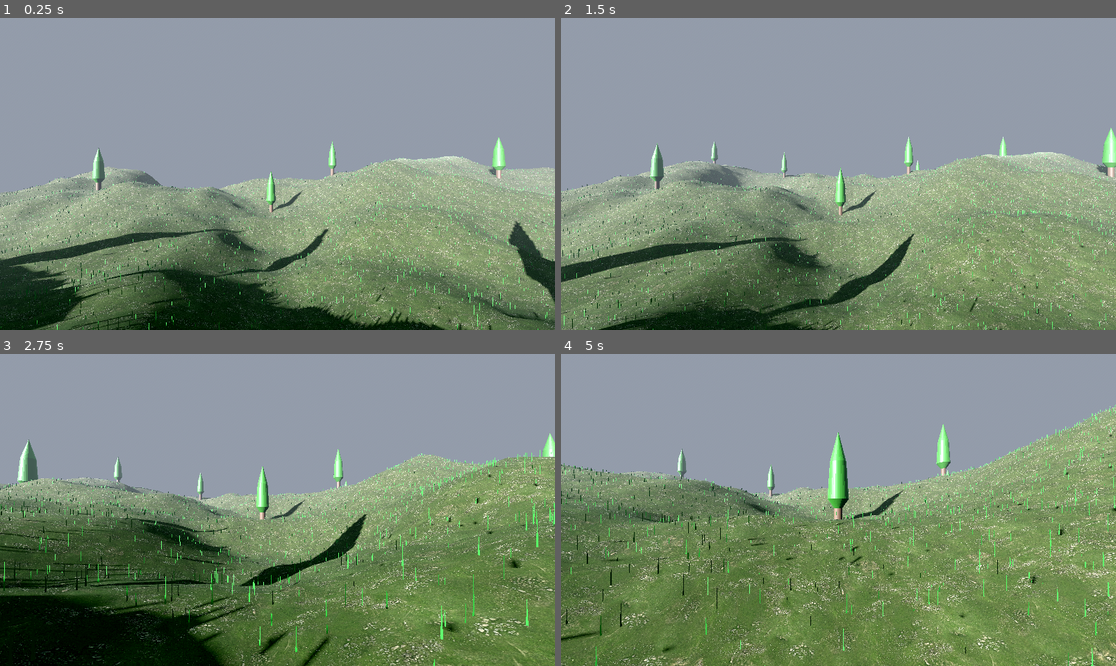
Above: before the commit, frames 1-4 (two rows, left to right).
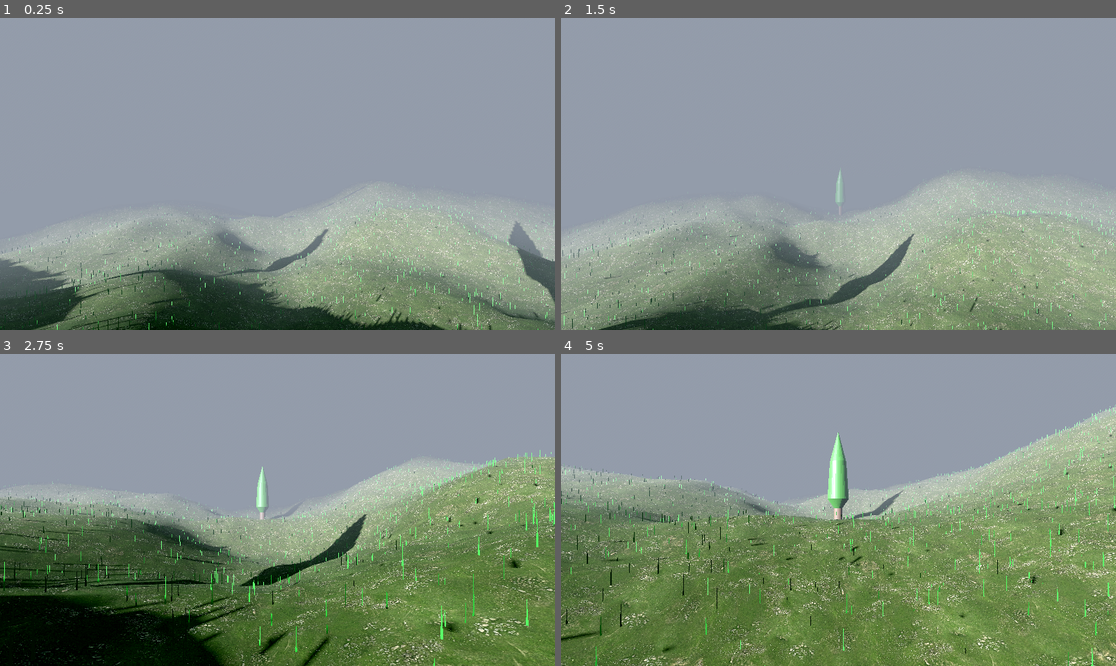
Above: after the commit, the same moments.

Repository: Wasttedx/Wasteds
Game: Godot game, scene res://scenes/World.tscn
Same seed, same stepped clock (60 frames per second), same inputs: the game is played once before the commit and once after it.
Inputs (mouse positions are in pixels of both pictures, inside the frame that each line leads up to):
- Up to frame 1 (0.25 s): no input
- Up to frame 2 (1.5 s): move the mouse to (866, 174) at 0.52 s; hold W (move_forward) from 0.53 s (still down); tap Space (jump) at 0.77 s; move the mouse to (810, 174) at 1.27 s
- Up to frame 3 (2.75 s): keep holding W (move_forward); tap Space (jump) at 1.52 s; move the mouse to (288, 503) at 2.02 s
- Up to frame 4 (5 s): keep holding W (move_forward); move the mouse to (832, 516) at 2.77 s; tap Space (jump) at 3.02, 3.77, 4.52 s; move the mouse to (877, 513) at 3.52 s; move the mouse to (794, 506) at 4.27 s

The runs differ from the first frame. In frame 1, 38% of the frame differs, in the area x 0-100%, y 38-99%; in frame 2, 44%, in the area x 0-100%, y 35-100%; in frame 3, 12%; in frame 4, 11%.

Commit message:
Chunk LOD
:D

Diff:
--- a/scenes/World.tscn
+++ b/scenes/World.tscn
@@ -45,6 +45,10 @@
 sky = SubResource("Sky_32lhk")
 glow_enabled = true
 fog_enabled = true
+fog_mode = 1
+fog_density = 1.0
+fog_depth_begin = 0.0
+fog_depth_end = 40.0
 adjustment_enabled = true
 adjustment_contrast = 2.0
 adjustment_saturation = 0.5
--- a/scripts/TerrainGenerator/TerrainChunk.gd
+++ b/scripts/TerrainGenerator/TerrainChunk.gd
@@ -1,55 +1,116 @@
 extends Node3D
 class_name TerrainChunk
 
-func setup(coords: Vector2i,
-	w_conf: WorldConfig,
-	noise: NoiseBuilder,
-	mat_lib: MaterialLibrary,
-	veg: VegetationSpawner,
-	biome_selector: BiomeSelector,
-	splat_gen: SplatMapGenerator): # <<< RECEIVE NEW SERVICE
+# --- State ---
+var chunk_coords: Vector2i
+var current_lod: int = -1 # -1 implies not initialized
+var is_ready: bool = false
 
-	name = "chunk_%d_%d" % [coords.x, coords.y]
-	position = Vector3(coords.x * w_conf.chunk_world_size, 0, coords.y * w_conf.chunk_world_size)
+# --- Dependencies ---
+var world_config: WorldConfig
+var noise: NoiseBuilder
+var material_lib: MaterialLibrary
+var veg_spawner: VegetationSpawner
+var biome_selector: BiomeSelector
+var splat_map_generator: SplatMapGenerator
 
-	# 1. Determine Biome (Use center of chunk for simplicity)
-	var center_x = coords.x * w_conf.chunk_world_size + w_conf.chunk_world_size / 2.0
-	var center_z = coords.y * w_conf.chunk_world_size + w_conf.chunk_world_size / 2.0
-	var biome_config = biome_selector.get_biome_for_coords(center_x, center_z)
+# --- Scene Components ---
+var mesh_instance: MeshInstance3D
+var collision_body: StaticBody3D
+var vegetation_root: Node3D
 
-	# 2. Apply Biome Overrides to services
-	# --- NOISE OVERRIDES ---
-	noise.push_config_override(biome_config)
+func setup(coords: Vector2i, wc: WorldConfig, nb: NoiseBuilder, ml: MaterialLibrary, vs: VegetationSpawner, bs: BiomeSelector, smg: SplatMapGenerator):
+	chunk_coords = coords
+	world_config = wc
+	noise = nb
+	material_lib = ml
+	veg_spawner = vs
+	biome_selector = bs
+	splat_map_generator = smg
 
-	# --- NEW: Generate Splat Map ---
-	# Uses the noise service (which may have been overridden by the biome)
-	var chunk_splat_map = splat_gen.generate_splat_map(coords, biome_config)
-	# -------------------------------
+	# Position the chunk in the world
+	position = Vector3(coords.x * world_config.chunk_world_size, 0, coords.y * world_config.chunk_world_size)
 
-	# --- MATERIAL OVERRIDES ---
-	# Pass the GENERATED splat map to the material library along with the biome config
-	var chunk_material = mat_lib.get_terrain_material(biome_config, chunk_splat_map)
+	# Name for debugging
+	name = "Chunk_%d_%d" % [coords.x, coords.y]
 
-	# 3. Generate Mesh
-	var chunk_mesh: ArrayMesh = MeshFactory.build_terrain_mesh(coords, w_conf, noise)
-
-	# --- POP NOISE OVERRIDES ---
-	noise.pop_config_override() # <<< RESTORE NOISE CONFIG AFTER GENERATION
-
-	# 4. Create Visual Mesh Instance
-	var mesh_instance = MeshInstance3D.new()
-	mesh_instance.mesh = chunk_mesh
-
-	# --- FIX START ---
-	# Change 'surface_set_material' to 'set_surface_override_material'
-	mesh_instance.set_surface_override_material(0, chunk_material) # <<< CORRECT GODOT 4 FUNCTION
-	# --- FIX END ---
-
+	# Create MeshInstance container
+	mesh_instance = MeshInstance3D.new()
+	mesh_instance.cast_shadow = GeometryInstance3D.SHADOW_CASTING_SETTING_ON
 	add_child(mesh_instance)
 
-	# 5. Create Collision (Uses the same mesh)
-	var chunk_collision = CollisionBuilder.create_collision(chunk_mesh)
-	add_child(chunk_collision)
+	is_ready = true
 
-	# 6. Spawn Vegetation (Requires the chunk to be a child of the TerrainGenerator for global coordinates to be correct)
-	veg.spawn_all(self, coords, mat_lib.vegetation_material, biome_config)
+# Sets the Level of Detail. 0 = High, >0 = Low
+func set_lod(level: int):
+	if not is_ready: return
+	if current_lod == level: return # No change needed
+
+	current_lod = level
+
+	# 1. Clean up existing geometry/physics to prevent overlap or memory leaks
+	if mesh_instance.mesh:
+		mesh_instance.mesh = null
+	_clear_physics()
+	_clear_vegetation()
+
+	# 2. Identify Biome
+	# We use the center of the chunk to determine the dominant biome for the shader
+	var center_x = (chunk_coords.x * world_config.chunk_world_size) + (world_config.chunk_world_size * 0.5)
+	var center_z = (chunk_coords.y * world_config.chunk_world_size) + (world_config.chunk_world_size * 0.5)
+	var biome = biome_selector.get_biome_for_coords(center_x, center_z)
+
+	# 3. Push Biome Overrides (for noise generation)
+	noise.push_config_override(biome)
+
+	# 4. Generate Mesh based on LOD
+	if current_lod == 0:
+		_build_high_res(biome)
+	else:
+		_build_low_res(biome)
+
+	# 5. Pop Biome Overrides
+	noise.pop_config_override()
+
+func _build_high_res(biome: BiomeConfig):
+	# A. Geometry
+	var mesh = MeshFactory_HighRes.build_terrain_mesh(chunk_coords, world_config, noise)
+	mesh_instance.mesh = mesh
+
+	# B. Splat Map & Material
+	var splat_tex = splat_map_generator.generate_splat_map(chunk_coords, biome)
+	var mat = material_lib.get_terrain_material(biome, splat_tex)
+	mesh_instance.material_override = mat
+
+	# C. Physics (Collision) - Only for High Res
+	collision_body = CollisionBuilder.create_collision(mesh)
+	add_child(collision_body)
+
+	# D. Vegetation - Only for High Res
+	vegetation_root = Node3D.new()
+	add_child(vegetation_root)
+	veg_spawner.spawn_all(vegetation_root, chunk_coords, material_lib.vegetation_material, biome)
+
+func _build_low_res(biome: BiomeConfig):
+	# A. Geometry (Fast, Low Poly)
+	var mesh = MeshFactory_LowRes.build_terrain_mesh(chunk_coords, world_config, noise)
+	mesh_instance.mesh = mesh
+
+	# B. Splat Map & Material
+	# For optimization, LowRes could use a cached or lower-res splat map,
+	# but for now, we generate it to ensure colors match.
+	var splat_tex = splat_map_generator.generate_splat_map(chunk_coords, biome)
+	var mat = material_lib.get_terrain_material(biome, splat_tex)
+	mesh_instance.material_override = mat
+
+	# Note: No Physics or Vegetation on Low Res chunks to save performance
+
+func _clear_physics():
+	if collision_body:
+		collision_body.queue_free()
+		collision_body = null
+
+func _clear_vegetation():
+	if vegetation_root:
+		vegetation_root.queue_free()
+		vegetation_root = null
--- a/scripts/TerrainGenerator/TerrainGenerator.gd
+++ b/scripts/TerrainGenerator/TerrainGenerator.gd
@@ -14,7 +14,7 @@
 @export var tex_grass: TerrainTexture
 @export var tex_dirt: TerrainTexture
 @export var tex_rock: TerrainTexture
-@export var tex_corrupt: TerrainTexture # <<< RESTORED: Needed for the shader's 'A' channel
+@export var tex_corrupt: TerrainTexture
 
 @export_group("Target")
 @export var player_path: NodePath
@@ -24,11 +24,15 @@
 var material_lib: MaterialLibrary
 var veg_spawner: VegetationSpawner
 var biome_selector: BiomeSelector
-var splat_map_generator: SplatMapGenerator # Variable for the SplatMapGenerator service
+var splat_map_generator: SplatMapGenerator
 
 var chunks := {}
 var generation_queue := []
 var player: Node3D
+
+# LOD Settings: Chunks within this radius (in chunk units) become High Res (LOD 0)
+# Everything else within view distance becomes Low Res (LOD 1)
+const LOD_HIGH_RES_DISTANCE: int = 1
 
 func _ready():
 	if player_path: player = get_node_or_null(player_path)
@@ -38,6 +42,7 @@
 
 	# Initial generation
 	_update_chunks()
+	_update_lods() # Force LOD update immediately
 
 	# Snap player to ground
 	if player:
@@ -48,6 +53,7 @@
 func _process(_delta):
 	if not player: return
 	_update_chunks()
+	_update_lods() # Check for LOD transitions
 	_process_queue()
 
 func _initialize_systems():
@@ -65,7 +71,7 @@
 		"tex_grass": tex_grass,
 		"tex_dirt": tex_dirt,
 		"tex_rock": tex_rock,
-		"tex_corrupt": tex_corrupt # <<< RESTORED: Include the corrupt texture for MaterialLibrary
+		"tex_corrupt": tex_corrupt
 	}
 
 	# 5. Initialize Material Library
@@ -105,7 +111,28 @@
 			chunks[c].queue_free()
 			chunks.erase(c)
 
+func _update_lods():
+	var p_pos = player.global_position if player else Vector3.ZERO
+	var p_cx = int(floor(p_pos.x / world_config.chunk_world_size))
+	var p_cz = int(floor(p_pos.z / world_config.chunk_world_size))
+
+	for c in chunks:
+		var chunk = chunks[c]
+
+		# Chebyshev distance (Grid distance)
+		var dist_x = abs(c.x - p_cx)
+		var dist_z = abs(c.y - p_cz)
+		var dist = max(dist_x, dist_z)
+
+		var target_lod = 0
+		if dist > LOD_HIGH_RES_DISTANCE:
+			target_lod = 1
+
+		# Apply LOD
+		chunk.set_lod(target_lod)
+
 func _process_queue():
+	# Process one chunk per frame to avoid stutters
 	var processed = 0
 	while processed < world_config.max_chunks_per_frame and not generation_queue.is_empty():
 		var c = generation_queue.pop_front()
@@ -115,15 +142,19 @@
 		var chunk = TerrainChunk.new()
 		add_child(chunk)
 
-		# Dependency Injection: Pass all necessary services to the chunk's setup function
+		# Dependency Injection
 		chunk.setup(c,
 					world_config,
 					noise_builder,
 					material_lib,
 					veg_spawner,
 					biome_selector,
-					splat_map_generator # PASS THE SPLAT MAP GENERATOR SERVICE
+					splat_map_generator
 					)
+
+		# NOTE: We don't call set_lod here immediately.
+		# We add it to chunks list, and _update_lods() will catch it on the next pass
+		# and assign the correct initial LOD.
 
 		chunks[c] = chunk
 		processed += 1
--- /dev/null
+++ b/scripts/TerrainGenerator/systems/generation/MeshFactory_HighRes.gd
@@ -0,0 +1,80 @@
+class_name MeshFactory_HighRes
+
+# Static helper to generate a high-detail terrain mesh with smooth normals
+static func build_terrain_mesh(coords: Vector2i, world_cfg: WorldConfig, noise: NoiseBuilder) -> ArrayMesh:
+	var st := SurfaceTool.new()
+	st.begin(Mesh.PRIMITIVE_TRIANGLES)
+
+	var res = world_cfg.chunk_resolution
+	var size = world_cfg.chunk_world_size
+	var step = size / float(res - 1)
+
+	var chunk_origin_x = coords.x * size
+	var chunk_origin_z = coords.y * size
+
+	# --- 1. PRE-CALCULATE ALL HEIGHTS (res x res) ---
+	var height_map: Array = []
+	for z in range(res):
+		var row: Array = []
+		for x in range(res):
+			var wx = chunk_origin_x + x * step
+			var wz = chunk_origin_z + z * step
+			row.append(noise.get_height(wx, wz))
+		height_map.append(row)
+
+	# --- 2. BUILD MESH ---
+	for z in range(res - 1):
+		for x in range(res - 1):
+			var vx = x * step
+			var vz = z * step
+
+			# Calculate World Coordinates for Normal Check
+			var wx1 = chunk_origin_x + vx
+			var wz1 = chunk_origin_z + vz
+			var wx2 = chunk_origin_x + vx + step
+			var wz2 = chunk_origin_z + vz + step
+
+			# UVs (Indices z, x)
+			var uv1 = Vector2(float(x) / (res - 1), float(z) / (res - 1))
+			var uv2 = Vector2(float(x+1) / (res - 1), float(z) / (res - 1))
+			var uv3 = Vector2(float(x) / (res - 1), float(z+1) / (res - 1))
+			var uv4 = Vector2(float(x+1) / (res - 1), float(z+1) / (res - 1))
+
+			# Vertices (Get from pre-calculated height map)
+			var p1 = Vector3(vx, height_map[z][x], vz)
+			var p2 = Vector3(vx + step, height_map[z][x+1], vz)
+			var p3 = Vector3(vx, height_map[z+1][x], vz + step)
+			var p4 = Vector3(vx + step, height_map[z+1][x+1], vz + step)
+
+			# --- Normals: Calculated by sampling continuous noise ---
+			var n1 = _calculate_normal(wx1, wz1, step, noise)
+			var n2 = _calculate_normal(wx2, wz1, step, noise)
+			var n3 = _calculate_normal(wx1, wz2, step, noise)
+			var n4 = _calculate_normal(wx2, wz2, step, noise)
+
+			# Triangle 1
+			st.set_uv(uv1); st.set_normal(n1); st.add_vertex(p1)
+			st.set_uv(uv2); st.set_normal(n2); st.add_vertex(p2)
+			st.set_uv(uv3); st.set_normal(n3); st.add_vertex(p3)
+
+			# Triangle 2
+			st.set_uv(uv2); st.set_normal(n2); st.add_vertex(p2)
+			st.set_uv(uv4); st.set_normal(n4); st.add_vertex(p4)
+			st.set_uv(uv3); st.set_normal(n3); st.add_vertex(p3)
+
+	st.generate_tangents()
+	return st.commit()
+
+# Calculates a smooth normal vector by sampling the continuous noise function.
+static func _calculate_normal(wx: float, wz: float, step: float, noise: NoiseBuilder) -> Vector3:
+	# Dx: Change in height along X-axis
+	var h_right = noise.get_height(wx + step, wz)
+	var h_left = noise.get_height(wx - step, wz)
+	var dx = h_left - h_right
+
+	# Dz: Change in height along Z-axis
+	var h_forward = noise.get_height(wx, wz + step)
+	var h_back = noise.get_height(wx, wz - step)
+	var dz = h_back - h_forward
+
+	return Vector3(dx, 2.0 * step, dz).normalized()
--- /dev/null
+++ b/scripts/TerrainGenerator/systems/generation/MeshFactory_LowRes.gd
@@ -0,0 +1,55 @@
+class_name MeshFactory_LowRes
+
+# Static helper to generate a low-detail terrain mesh for distant chunks
+static func build_terrain_mesh(coords: Vector2i, world_cfg: WorldConfig, noise: NoiseBuilder) -> ArrayMesh:
+	var st := SurfaceTool.new()
+	st.begin(Mesh.PRIMITIVE_TRIANGLES)
+
+	# LOD Reduction: Divide resolution by 4 (e.g. 64 -> 16)
+	# We clamp to a minimum of 8 to prevent broken meshes
+	var res = max(8, int(world_cfg.chunk_resolution / 4.0))
+	var size = world_cfg.chunk_world_size
+
+	# Recalculate step size for lower resolution to cover the same physical area
+	var step = size / float(res - 1)
+
+	var chunk_origin_x = coords.x * size
+	var chunk_origin_z = coords.y * size
+
+	# --- Generate Mesh Directly (No pre-calc heightmap needed for speed) ---
+	for z in range(res - 1):
+		for x in range(res - 1):
+			var vx = x * step
+			var vz = z * step
+
+			# World coordinates for height sampling
+			var wx = chunk_origin_x + vx
+			var wz = chunk_origin_z + vz
+
+			# UVs
+			var uv1 = Vector2(float(x) / (res - 1), float(z) / (res - 1))
+			var uv2 = Vector2(float(x+1) / (res - 1), float(z) / (res - 1))
+			var uv3 = Vector2(float(x) / (res - 1), float(z+1) / (res - 1))
+			var uv4 = Vector2(float(x+1) / (res - 1), float(z+1) / (res - 1))
+
+			# Vertices
+			var p1 = Vector3(vx, noise.get_height(wx, wz), vz)
+			var p2 = Vector3(vx + step, noise.get_height(wx + step, wz), vz)
+			var p3 = Vector3(vx, noise.get_height(wx, wz + step), vz + step)
+			var p4 = Vector3(vx + step, noise.get_height(wx + step, wz + step), vz + step)
+
+			# Triangle 1
+			st.set_uv(uv1); st.add_vertex(p1)
+			st.set_uv(uv2); st.add_vertex(p2)
+			st.set_uv(uv3); st.add_vertex(p3)
+
+			# Triangle 2
+			st.set_uv(uv2); st.add_vertex(p2)
+			st.set_uv(uv4); st.add_vertex(p4)
+			st.set_uv(uv3); st.add_vertex(p3)
+
+	# Use automatic normal generation for performance (less accurate but faster)
+	st.generate_normals()
+	# Optional: Skip tangents for distant chunks to save memory/time
+
+	return st.commit()
Not shown, added: scripts/TerrainGenerator/systems/generation/MeshFactory_HighRes.gd.uid
Not shown, added: scripts/TerrainGenerator/systems/generation/MeshFactory_LowRes.gd.uid
